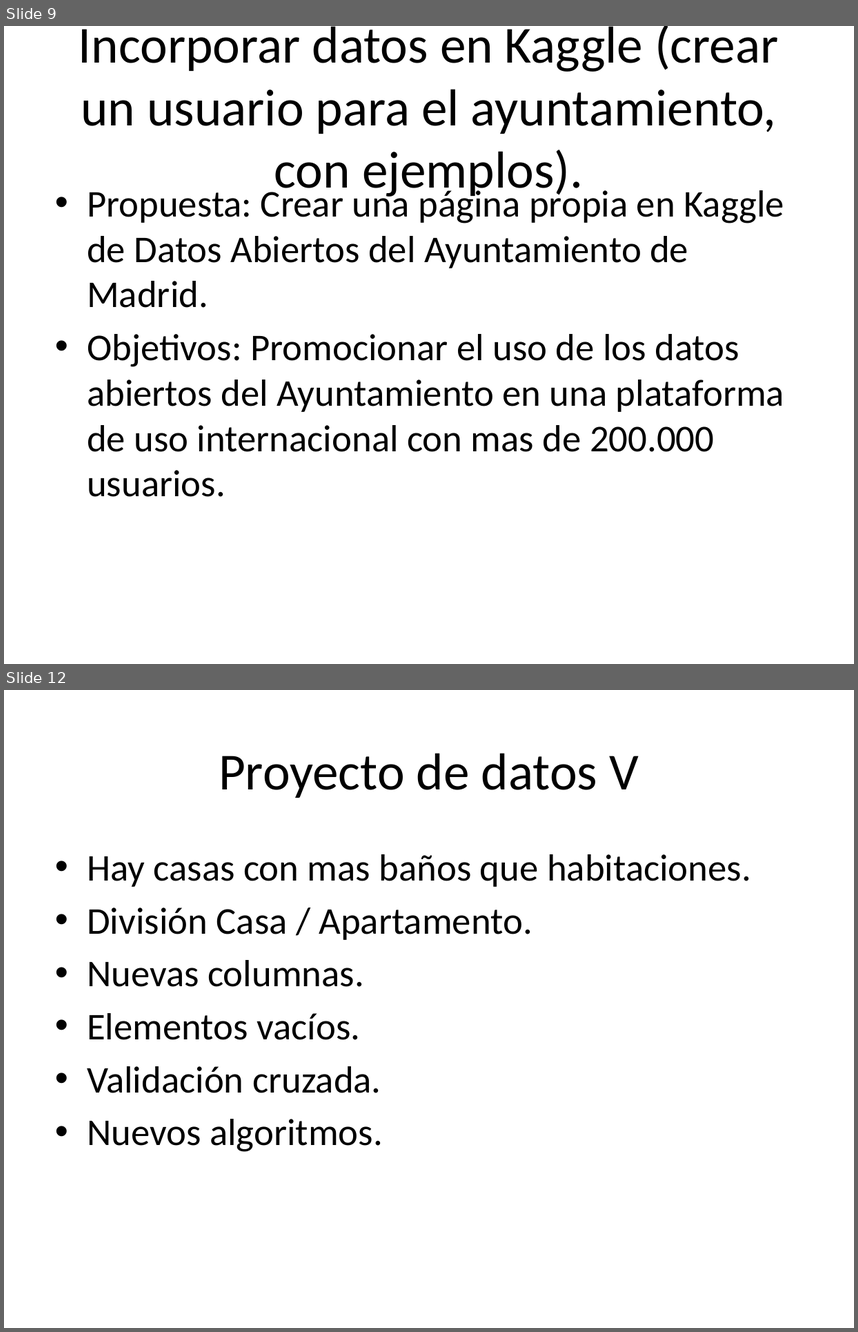
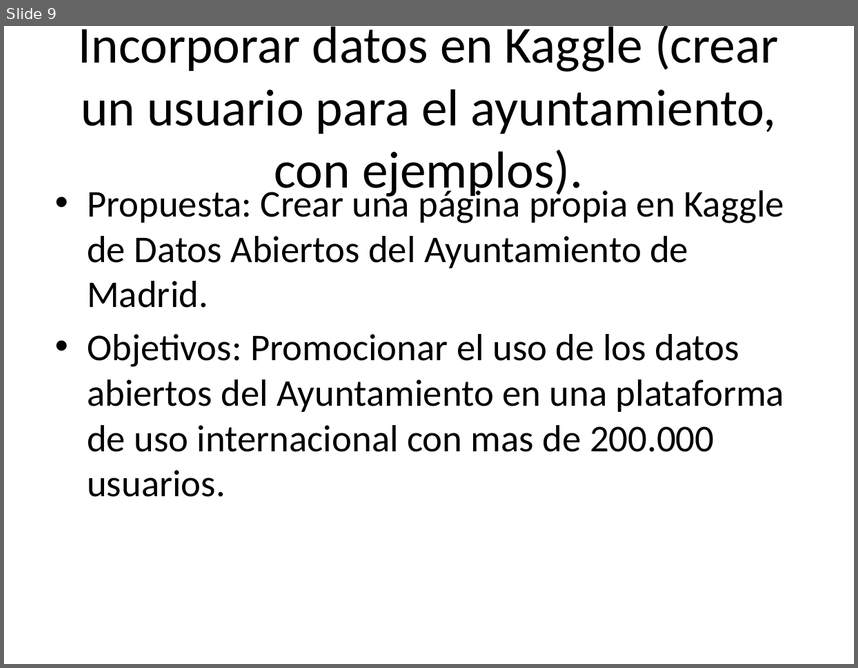
Before and after one commit to santiagomota/datos-madrid-presentacion, a slide deck: docs/index.pptx. Shown one above the other, each under a label of ours: slides 9 and 12 before the commit, slide 9 after it; the slides between them are not shown. The pictures are 858x1332 and 858x668 pixels, drawn with LibreOffice and Linux fonts; fonts in the diff are those of the drawing. Boxes give left, top, right and bottom in pixels: in the first picture for what was removed or moved away, otherwise in the second. Text is boxed around its words. In the diff, an @@ line names an element or a change of style, - is before the commit and + after.

```diff
--- a/docs/index.pptx
+++ b/docs/index.pptx
@@ slide 12 removed at [4, 690, 854, 1328], background #FFFFFF @@
@@ title removed at [219, 753, 639, 798] @@
-Proyecto de datos V
@@ text removed at [87, 854, 751, 1152] @@
-• Hay casas con mas baños que habitaciones.
-• División Casa / Apartamento.
-• Nuevas columnas.
-• Elementos vacíos.
-• Validación cruzada.
-• Nuevos algoritmos.
```
Also in this commit, not shown: 4 slides changed, 24 other slides removed, 2 other files.
